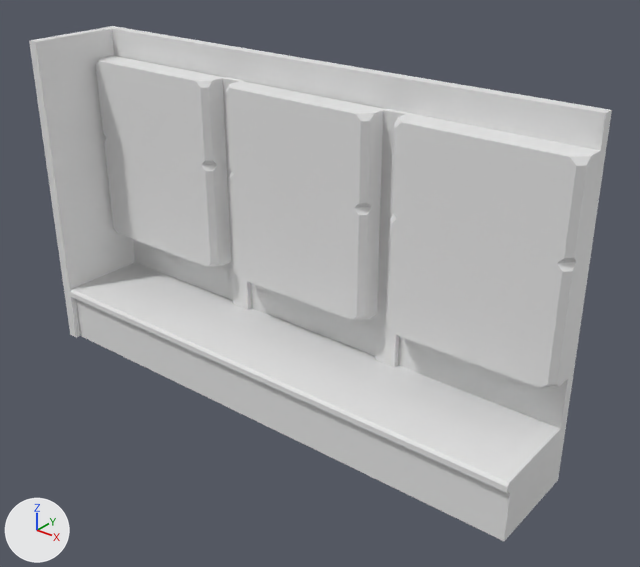
The glTF model SpaceHorrorGame/assets/Walls/New Large/misc/kitchen_wall.glb as it was, and as the next commit left it.
Both versions are drawn from a 50 mm camera at (9.16, -11.28, 9.01) aimed at (0.71, -0.72, 2.46). Every picture has the same lights, and +X, +Y and +Z are marked at lower left. Where no turn or scale is listed for an object, it has been applied to the vertices. Vertices at the same position are counted once.

Names of what the first picture shows: 'Cabinet_Left_Bot', 'Cabinet_Left_Top', 'Cabinet_Mid_Bot', 'Cabinet_Mid_Top', 'Cabinet_Right_Bot', 'Cabinet_Right_Top', 'Counter_Left', 'Counter_Mid_Left', 'Counter_Mid_Right', 'Counter_Right', 'Kitchen_Wall', 'Wall_Divider'.
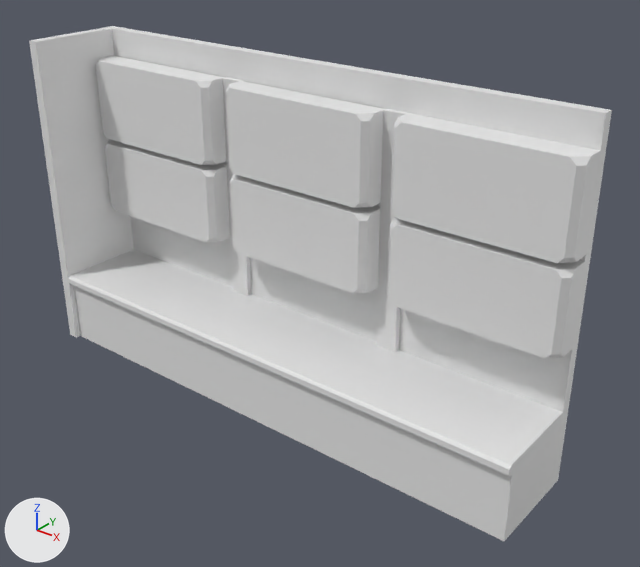
Scene script edits in JSON lines:
```json
{"block": "me_cube_005", "where": "me_cube_005.from_pydata(...)  # 24 vertices, 44 faces; spans x 2.0..5.0, y -0.6..-0.1, z 2.0..4.0"}
{"block": "me_cube_005", "where": "# used by ob_cabinet_right_bot; location = (0.0, -0.1, 0.0)"}
{"block": "me_cube_005", "change": "me_cube_005 part 1: all 12 vertices in x 2.0..5.0, y -0.6..-0.1, z 3.9..4.0 are moved by (0.0, 0.0, -0.1)"}
{"block": "me_cube_005", "change": "me_cube_005 part 2: all 12 vertices in x 2.0..5.0, y -0.6..-0.1, z 2.0..2.1 are moved by (0.0, 0.0, 0.5)"}
{"block": "me_cube_008", "where": "me_cube_008.from_pydata(...)  # 18 vertices, 32 faces; spans x -4.8..-2.4, y -1.8..-0.1, z 0.0..1.1"}
{"block": "me_cube_008", "where": "# used by ob_counter_left; location = (0.0, -0.1, 0.0)"}
{"block": "me_cube_008", "change": "me_cube_008 part 3: all 14 vertices in x -4.8..-2.4, y -1.8..-0.1, z 0.9..1.1 are moved by (0.0, 0.0, 0.3)"}
{"block": "me_cube_015", "where": "me_cube_015.from_pydata(...)  # 18 vertices, 32 faces; spans x -2.4..0.1, y -1.8..-0.1, z 0.0..1.1"}
{"block": "me_cube_015", "where": "# used by ob_counter_mid_left; location = (0.0, -0.1, 0.0)"}
{"block": "me_cube_015", "change": "me_cube_015 part 4: all 14 vertices in x -2.4..0.1, y -1.8..-0.1, z 0.9..1.1 are moved by (0.0, 0.0, 0.3)"}
{"block": "me_cube_016", "where": "me_cube_016.from_pydata(...)  # 18 vertices, 32 faces; spans x 0.1..2.6, y -1.8..-0.1, z 0.0..1.1"}
{"block": "me_cube_016", "where": "# used by ob_counter_mid_right; location = (0.0, -0.1, 0.0)"}
{"block": "me_cube_016", "change": "me_cube_016 part 5: all 14 vertices in x 0.1..2.6, y -1.8..-0.1, z 0.9..1.1 are moved by (0.0, 0.0, 0.3)"}
{"block": "me_cube_017", "where": "me_cube_017.from_pydata(...)  # 18 vertices, 32 faces; spans x 2.6..5.0, y -1.8..-0.1, z 0.0..1.1"}
{"block": "me_cube_017", "where": "# used by ob_counter_right; location = (0.0, -0.1, 0.0)"}
{"block": "me_cube_017", "change": "me_cube_017 part 6: all 14 vertices in x 2.6..5.0, y -1.8..-0.1, z 0.9..1.1 are moved by (0.0, 0.0, 0.3)"}
{"block": "me_cube_018", "where": "me_cube_018.from_pydata(...)  # 24 vertices, 44 faces; spans x -4.8..-1.8, y -0.64..-0.14, z 2.0..4.0"}
{"block": "me_cube_018", "where": "# used by ob_cabinet_left_bot; location = (0.0, -0.1, 0.0)"}
{"block": "me_cube_018", "change": "me_cube_018 part 7: all 12 vertices in x -4.8..-1.8, y -0.64..-0.14, z 3.9..4.0 are moved by (0.0, 0.0, -0.1)"}
{"block": "me_cube_018", "change": "me_cube_018 part 8: all 12 vertices in x -4.8..-1.8, y -0.64..-0.14, z 2.0..2.1 are moved by (0.0, 0.0, 0.5)"}
{"block": "me_cube_019", "where": "me_cube_019.from_pydata(...)  # 24 vertices, 44 faces; spans x -1.4..1.6, y -0.64..-0.14, z 2.0..4.0"}
{"block": "me_cube_019", "where": "# used by ob_cabinet_mid_bot; location = (0.0, -0.1, 0.0)"}
{"block": "me_cube_019", "change": "me_cube_019 part 9: all 12 vertices in x -1.4..1.6, y -0.64..-0.14, z 3.9..4.0 are moved by (0.0, 0.0, -0.1)"}
{"block": "me_cube_019", "change": "me_cube_019 part 10: all 12 vertices in x -1.4..1.6, y -0.64..-0.14, z 2.0..2.1 are moved by (0.0, 0.0, 0.5)"}
```

Where the change shows, as pixel boxes (x1, y1, x2, y2) in the pictures (640 x 567 px; the box of a moved part takes in the faces that stretch with it):
```json
{"object": "Counter_Right", "change": "reshaped", "before": [368, 377, 561, 541], "after": [368, 361, 563, 541], "on screen": "10% taller"}
{"object": "Cabinet_Right_Bot", "change": "reshaped", "before": [386, 213, 586, 388], "after": [387, 217, 585, 358], "on screen": "19% shorter"}
{"object": "Counter_Mid_Right", "change": "reshaped", "before": [249, 332, 427, 476], "after": [248, 317, 428, 476], "on screen": "10% taller"}
{"object": "Cabinet_Mid_Bot", "change": "reshaped", "before": [230, 172, 380, 320], "after": [230, 174, 380, 293], "on screen": "19% shorter"}
{"object": "Counter_Mid_Left", "change": "reshaped", "before": [150, 294, 312, 420], "after": [149, 280, 311, 420], "on screen": "11% taller"}
{"object": "Cabinet_Left_Bot", "change": "reshaped", "before": [104, 138, 231, 267], "after": [105, 139, 230, 242], "on screen": "20% shorter"}
{"object": "Counter_Left", "change": "reshaped", "before": [70, 263, 214, 374], "after": [68, 250, 213, 374], "on screen": "12% taller"}
{"part": 1, "of": "me_cube_005", "change": "moved or reshaped", "before": [390, 213, 585, 272], "after": [390, 217, 584, 278]}
{"part": 2, "of": "me_cube_005", "change": "moved or reshaped", "before": [386, 221, 586, 388], "after": [387, 227, 585, 358]}
{"part": 7, "of": "me_cube_018", "change": "moved or reshaped", "before": [104, 138, 226, 171], "after": [105, 139, 227, 177]}
{"part": 8, "of": "me_cube_018", "change": "moved or reshaped", "before": [104, 143, 231, 267], "after": [111, 175, 230, 242]}
{"part": 9, "of": "me_cube_019", "change": "moved or reshaped", "before": [230, 172, 380, 215], "after": [230, 174, 380, 221]}
{"part": 10, "of": "me_cube_019", "change": "moved or reshaped", "before": [230, 179, 380, 320], "after": [232, 219, 373, 293]}
```
